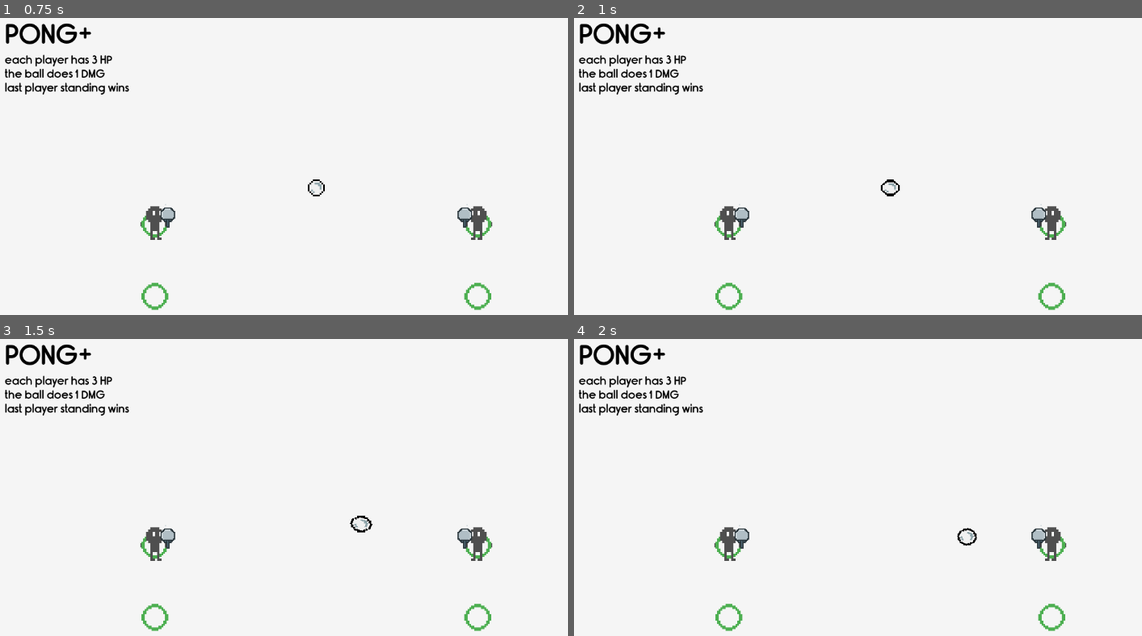
Above: before the commit, frames 1-4 (two rows, left to right).
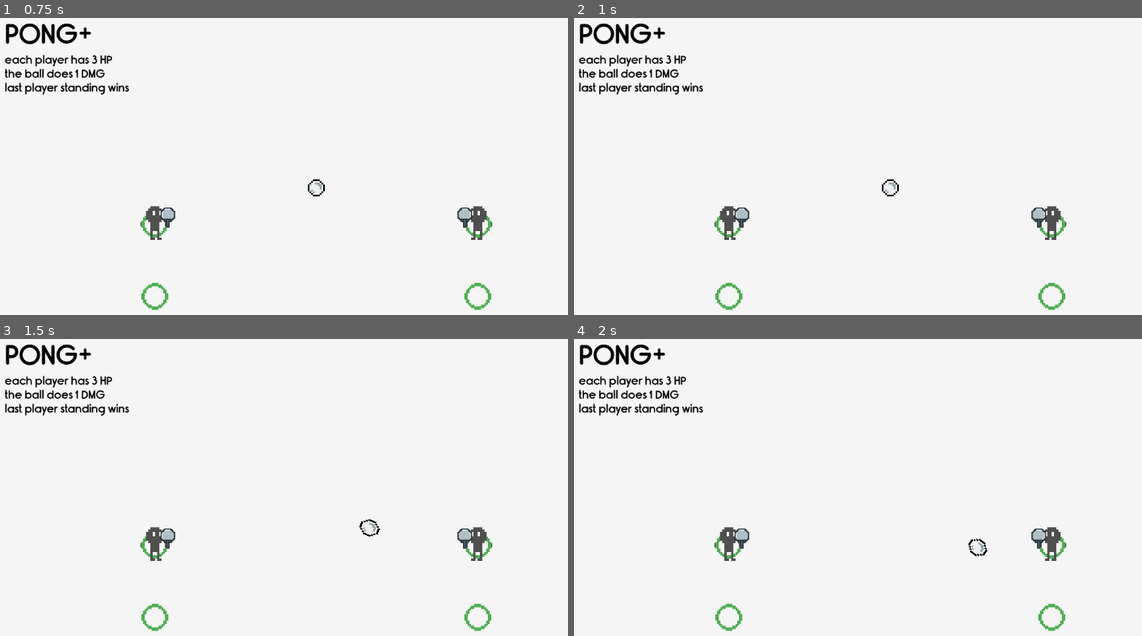
Above: after the commit, the same moments.

Repository: xharris/pongplus
Game: Godot game, scene res://game/game.tscn
Two runs of this game, one before a commit and one after it. Both use one fixed random seed, a clock stepped at 60 frames per second and the inputs below.
Inputs:
- Up to frame 1 (0.75 s): tap Enter at 0.5 s
- Up to frame 2 (1 s): no input
- Up to frame 3 (1.5 s): no input
- Up to frame 4 (2 s): no input

Frame 1 is identical in both runs. In frame 2, less than 0.1% of the frame differs, in the area x 53-58%, y 54-60%; in frame 3, 0.2%; in frame 4, 0.2%, in the area x 67-73%, y 63-74%.

Commit message:
adds some missile curve visitors

Diff:
--- a/components/missile/missile.gd
+++ b/components/missile/missile.gd
@@ -1,5 +1,7 @@
 extends Node2D
 class_name Missile
+
+enum CurveSide {TOP, MID, BOT}
 
 signal started_path_to(target: Node2D)
 
@@ -29,6 +31,9 @@
 var _debug_midpoint: Vector2
 var _debug_control_point: Vector2
 var curve: Curve2D
+var curve_side: CurveSide = CurveSide.TOP
+var curve_angle_offset: float = 35
+var _curve_dir_sign: int = 1
 
 func accept(v: Visitor):
     if v is MissileVisitor:
@@ -59,11 +64,19 @@
     # get tangent to direction
     var direction_to = global_position.direction_to(target_position)
     var angle_to = global_position.angle_to_point(target_position)
+    var dir_sign = (1 if global_position < target_position else -1)
+    var new_curve_distance = curve_distance
+    match curve_side:
+        CurveSide.TOP:
+            dir_sign = (1 if global_position < target_position else -1)
+        CurveSide.BOT:
+            dir_sign = (1 if global_position < target_position else -1) * -1
+        CurveSide.MID:
+            new_curve_distance = clampf(new_curve_distance, -10, 10)
     var control_angle = angle_to - \
-        deg_to_rad(90)
-    ## TODO add parameter control_point_target to get angle instead of hardcoded 90?
+        deg_to_rad(dir_sign * (90 + curve_angle_offset))
     var control_point = midpoint + \
-        (Vector2.from_angle(control_angle) * curve_distance)
+        (Vector2.from_angle(control_angle) * new_curve_distance)
     # create curve
     curve = Curve2D.new()
     curve.add_point(global_position)
@@ -73,7 +86,8 @@
     curve.set_point_in(1, control_point - target_position)
     _tween = create_tween()
     _tween.set_process_mode(Tween.TWEEN_PROCESS_PHYSICS)
-    _tween.set_trans(Tween.TRANS_LINEAR)
+    _tween.set_trans(Tween.TRANS_SINE)
+    _tween.set_ease(Tween.EASE_OUT)
     _tween.tween_method(
         func(p):
             missile_position = curve.sample(0, p),
--- /dev/null
+++ b/components/missile/visitors/missile_curve_distance.gd
@@ -0,0 +1,14 @@
+extends MissileVisitor
+class_name MissileCurveDistance
+
+enum Operation {Add}
+
+@export var operation: Operation
+@export var value: float
+@export var min: float = 50
+@export var max: float = 70
+
+func visit_missile(me: Missile):
+    match operation:
+        Operation.Add:
+            me.curve_distance += value
--- /dev/null
+++ b/components/missile/visitors/missile_curve_side.gd
@@ -0,0 +1,7 @@
+extends MissileVisitor
+class_name MissileCurveSide
+
+@export var value: Missile.CurveSide
+
+func visit_missile(me: Missile):
+    me.curve_side = value
--- a/components/vfx_impact/vfx_impact.gd
+++ b/components/vfx_impact/vfx_impact.gd
@@ -6,7 +6,7 @@
 @onready var _test_sprite: Sprite2D = $TestSprite2D
 
 @export var show_editor_sprite: bool = true
-var _log = Logger.new("vfx_impact", Logger.Level.DEBUG)
+var _log = Logger.new("vfx_impact")#, Logger.Level.DEBUG)
 var _editor_squeeze_t: float = 0
 var _original_scale: Vector2
 
@@ -17,8 +17,6 @@
 func _ready() -> void:
     particles.emitting = false
     particles.one_shot = false
-    for c in get_children():
-        print(c)
     if not Engine.is_editor_hint() or not show_editor_sprite:
         Util.destroy_free(_test_sprite)
 
--- a/entities/ball/ball.gd
+++ b/entities/ball/ball.gd
@@ -2,14 +2,16 @@
 class_name Ball
 
 const SCENE = preload("res://entities/ball/ball.tscn")
+## Used for ball name
 static var _i = 0
 
-@onready var missile: Missile = $Missile
+@onready var missile: Missile = %Missile
 ## Um, akshually it's a hurtbox
-@onready var hitbox: Hitbox = $Hitbox
+@onready var hitbox: Hitbox = %Hitbox
 @onready var sprite: Sprite2D = %Sprite2D
-@onready var camera: Camera = $Camera
-@onready var vfx_impact: VfxImpact = $VfxImpact
+@onready var sprite_container: Node2D = %SpriteContainer
+@onready var camera: Camera = %Camera
+@onready var vfx_impact: VfxImpact = %VfxImpact
 
 @export var abilities: Array[Ability]
 
@@ -17,7 +19,6 @@
 var next_missile_target: Node2D
 var squeeze_amount = 0.5
 var squeeze_duration = 1
-var sprite_scale = 3
 var _ability_ready_called: Array[StringName]
 
 func accept(v: Visitor):
@@ -42,10 +43,8 @@
     EventBus.ball_created.emit.call_deferred(self)
     hitbox.accepted_visitor.connect(accept)
     hitbox.body_entered_once.connect(_on_body_entered_once)
-    missile.started_path_to.connect(_on_missile_started_path_to)
     tree_exited.connect(_on_tree_exited)
 
-    sprite.scale = Vector2(sprite_scale, sprite_scale)
     _update()
     show()
     _log.debug("created (%s)" % [get_instance_id()])
@@ -72,12 +71,7 @@
 func _physics_process(_delta: float) -> void:
     if missile.is_pathing:
         global_position = missile.missile_position
-    sprite.rotation = missile.velocity.angle()
-
-func _on_missile_started_path_to(_target: Node2D):
-    var tween = sprite.create_tween()
-    tween.tween_property(sprite, "scale", Vector2(sprite_scale, sprite_scale), squeeze_duration)\
-        .from(Vector2(sprite_scale+squeeze_amount, sprite_scale-squeeze_amount))
+    sprite_container.rotation = missile.velocity.angle()
 
 func _update():
     missile._log.set_prefix(name)
--- a/entities/ball/ball.tscn
+++ b/entities/ball/ball.tscn
@@ -21,23 +21,30 @@
 script = ExtResource("1_jyt08")
 
 [node name="Missile" parent="." instance=ExtResource("1_61umk")]
+unique_name_in_owner = true
 
 [node name="Hitbox" parent="." instance=ExtResource("4_we1t7")]
+unique_name_in_owner = true
 id = &"ball"
 
 [node name="CollisionShape2D" type="CollisionShape2D" parent="Hitbox"]
 shape = SubResource("CircleShape2D_w5wpn")
 
 [node name="Camera" parent="." instance=ExtResource("5_6mrx1")]
+unique_name_in_owner = true
 is_focal_point = true
 
-[node name="VfxImpact" parent="." instance=ExtResource("6_thfbu")]
+[node name="SpriteContainer" type="Node2D" parent="."]
+unique_name_in_owner = true
+
+[node name="VfxImpact" parent="SpriteContainer" instance=ExtResource("6_thfbu")]
+unique_name_in_owner = true
 show_editor_sprite = false
 
-[node name="VfxSpeedy" parent="VfxImpact" instance=ExtResource("6_fcn6e")]
+[node name="VfxSpeedy" parent="SpriteContainer/VfxImpact" instance=ExtResource("6_fcn6e")]
 config = SubResource("Resource_xp25g")
 
-[node name="Sprite2D" type="Sprite2D" parent="VfxImpact/VfxSpeedy"]
+[node name="Sprite2D" type="Sprite2D" parent="SpriteContainer/VfxImpact/VfxSpeedy"]
 unique_name_in_owner = true
 scale = Vector2(3, 3)
 texture = ExtResource("3_w5wpn")
--- a/resources/abilities/player.tres
+++ b/resources/abilities/player.tres
@@ -8,10 +8,14 @@
 [ext_resource type="Resource" uid="uid://df5po4q22l4j1" path="res://resources/camera_visitors/camera_shake_small.tres" id="7_xjtyu"]
 [ext_resource type="Resource" uid="uid://cilyext635ffc" path="res://resources/character_visitors/character_flash_weapon_quick.tres" id="8_0qag6"]
 [ext_resource type="Resource" uid="uid://c6jg0ai4nui1m" path="res://resources/health_visitors/health_vincible.tres" id="8_ny5iu"]
+[ext_resource type="Resource" uid="uid://bh1pui6c35f6t" path="res://resources/missile_visitors/missile_increase_curve_distance.tres" id="8_xyanm"]
+[ext_resource type="Resource" uid="uid://dvte7hg3jl6te" path="res://resources/missile_visitors/missile_curve_side_bot.tres" id="9_0qag6"]
 [ext_resource type="Script" uid="uid://2ap2s3ni6oid" path="res://components/ability/ability.gd" id="9_q2tj6"]
 [ext_resource type="Resource" uid="uid://cir2p0mlpq0jf" path="res://resources/missile_visitors/missile_path_to_platform_down.tres" id="9_r1t8y"]
 [ext_resource type="Resource" uid="uid://cisgigecxpi62" path="res://resources/missile_visitors/missile_path_to_platform_straight.tres" id="10_xyanm"]
 [ext_resource type="Resource" uid="uid://cfsxoueol1vuk" path="res://resources/missile_visitors/missile_path_to_platform_up.tres" id="11_8tc3a"]
+[ext_resource type="Resource" uid="uid://dwmnx2natdkn3" path="res://resources/missile_visitors/missile_curve_side_mid.tres" id="11_q2tj6"]
+[ext_resource type="Resource" uid="uid://cokbryubh2t2e" path="res://resources/missile_visitors/missile_curve_side_top.tres" id="13_ghmh0"]
 
 [sub_resource type="Resource" id="Resource_xyanm"]
 script = ExtResource("6_r1t8y")
@@ -23,10 +27,10 @@
 name = &"player"
 overrides = true
 on_ready = Array[ExtResource("1_p3pga")]([ExtResource("8_ny5iu")])
-on_me_hit_missile = Array[ExtResource("1_p3pga")]([ExtResource("2_p3pga"), ExtResource("7_xjtyu"), ExtResource("8_0qag6"), SubResource("Resource_xyanm")])
-on_me_hit_missile_straight = Array[ExtResource("1_p3pga")]([ExtResource("10_xyanm")])
-on_me_hit_missile_up = Array[ExtResource("1_p3pga")]([ExtResource("11_8tc3a")])
-on_me_hit_missile_down = Array[ExtResource("1_p3pga")]([ExtResource("9_r1t8y")])
+on_me_hit_missile = Array[ExtResource("1_p3pga")]([ExtResource("2_p3pga"), ExtResource("7_xjtyu"), ExtResource("8_0qag6"), SubResource("Resource_xyanm"), ExtResource("8_xyanm")])
+on_me_hit_missile_straight = Array[ExtResource("1_p3pga")]([ExtResource("11_q2tj6"), ExtResource("10_xyanm")])
+on_me_hit_missile_up = Array[ExtResource("1_p3pga")]([ExtResource("13_ghmh0"), ExtResource("11_8tc3a")])
+on_me_hit_missile_down = Array[ExtResource("1_p3pga")]([ExtResource("9_0qag6"), ExtResource("9_r1t8y")])
 on_me_hit_player = Array[ExtResource("1_p3pga")]([])
 on_health_take_damage = Array[ExtResource("1_p3pga")]([])
 on_me_hit_player_platform = Array[ExtResource("1_p3pga")]([])
--- /dev/null
+++ b/resources/missile_visitors/missile_curve_side_bot.tres
@@ -0,0 +1,8 @@
+[gd_resource type="Resource" script_class="MissileCurveSide" load_steps=2 format=3 uid="uid://dvte7hg3jl6te"]
+
+[ext_resource type="Script" uid="uid://dg85iheencgn2" path="res://components/missile/visitors/missile_curve_side.gd" id="1_be7s5"]
+
+[resource]
+script = ExtResource("1_be7s5")
+value = 2
+metadata/_custom_type_script = "uid://dg85iheencgn2"
--- /dev/null
+++ b/resources/missile_visitors/missile_curve_side_mid.tres
@@ -0,0 +1,8 @@
+[gd_resource type="Resource" script_class="MissileCurveSide" load_steps=2 format=3 uid="uid://dwmnx2natdkn3"]
+
+[ext_resource type="Script" uid="uid://dg85iheencgn2" path="res://components/missile/visitors/missile_curve_side.gd" id="1_wml2k"]
+
+[resource]
+script = ExtResource("1_wml2k")
+value = 1
+metadata/_custom_type_script = "uid://dg85iheencgn2"
--- /dev/null
+++ b/resources/missile_visitors/missile_curve_side_top.tres
@@ -0,0 +1,8 @@
+[gd_resource type="Resource" script_class="MissileCurveSide" load_steps=2 format=3 uid="uid://cokbryubh2t2e"]
+
+[ext_resource type="Script" uid="uid://dg85iheencgn2" path="res://components/missile/visitors/missile_curve_side.gd" id="1_eaxtq"]
+
+[resource]
+script = ExtResource("1_eaxtq")
+value = 0
+metadata/_custom_type_script = "uid://dg85iheencgn2"
--- /dev/null
+++ b/resources/missile_visitors/missile_increase_curve_distance.tres
@@ -0,0 +1,9 @@
+[gd_resource type="Resource" script_class="MissileCurveDistance" load_steps=2 format=3 uid="uid://bh1pui6c35f6t"]
+
+[ext_resource type="Script" uid="uid://di5s5ahlyt13y" path="res://components/missile/visitors/missile_curve_distance.gd" id="1_s2nmq"]
+
+[resource]
+script = ExtResource("1_s2nmq")
+operation = 0
+value = 30.0
+metadata/_custom_type_script = "uid://di5s5ahlyt13y"
Not shown, added: components/missile/visitors/missile_curve_distance.gd.uid
Not shown, added: components/missile/visitors/missile_curve_side.gd.uid
Not shown: 1 places in resources/abilities/player.tres that only renumber resources
